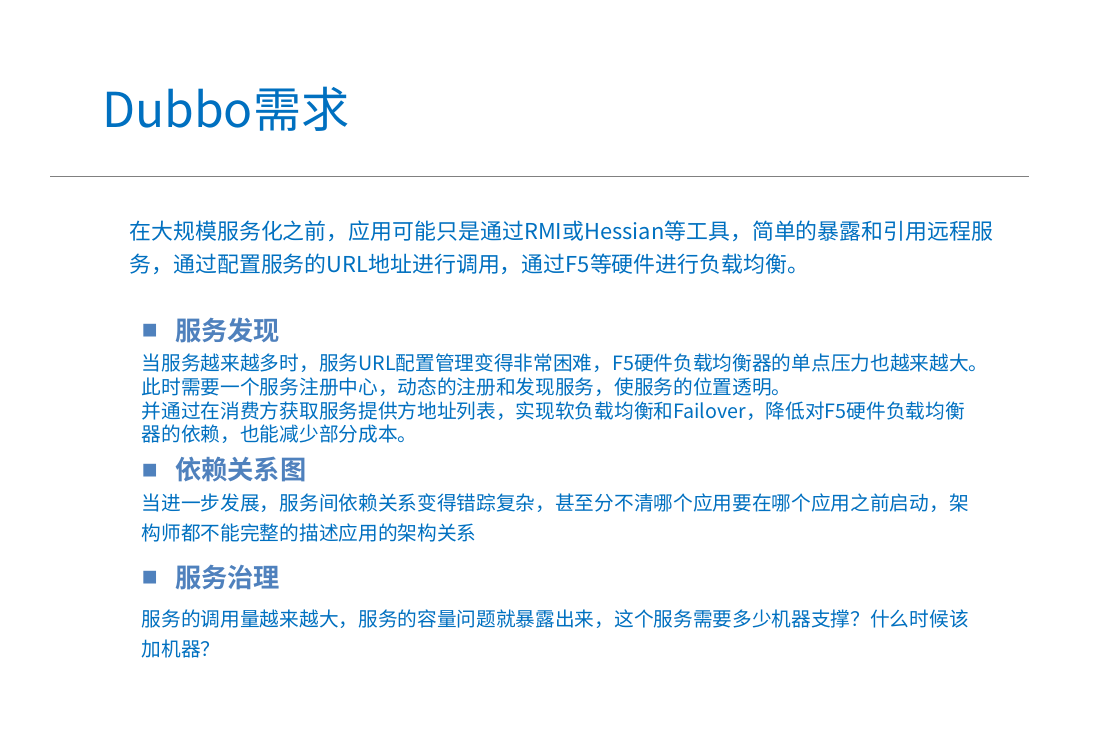
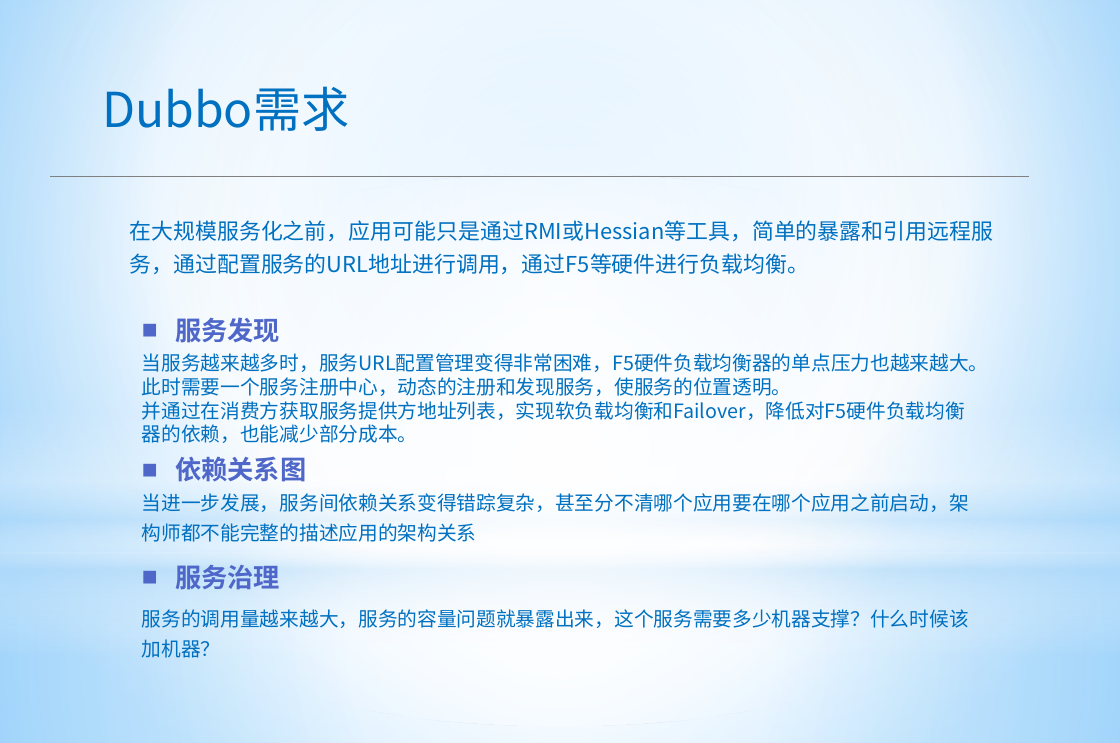
Before and after one commit to apporoad/DesignAndScheme2017, a slide deck: slide 5 of c云服务架构/Saas&Paas架构设计.pptx. Drawn at 1120x743 pixels with LibreOffice and Linux fonts; fonts in the diff are those of the drawing; background and template pictures are left out. Boxes give left, top, right and bottom in pixels: in the first picture for what was removed or moved away, otherwise in the second. Text is boxed around its words. In the diff, an @@ line names an element or a change of style, - is before the commit and + after.

```diff
--- a/c云服务架构/Saas&Paas架构设计.pptx
+++ b/c云服务架构/Saas&Paas架构设计.pptx
@@ rectangle added at (0, 0, 1120, 553), fill gradient #FFFFFF to #B4DCFA @@
@@ ellipse added at (0, 173, 1120, 726), fill gradient #FFFFFF @@
@@ text at (175, 317, 306, 590): text colour #4F81BD to #4E67C8 in "服务发现", "依赖关系图", "服务治理" @@
@@ rectangle added at (0, 408, 1120, 655), fill gradient #FFFFFF to #B4DCFA @@
@@ rectangle added at (0, 553, 1120, 743), fill gradient #FFFFFF to #B4DCFA @@
```
Also in this commit, not shown: 9 other slides changed, 3 slides added, 3 slides removed.
